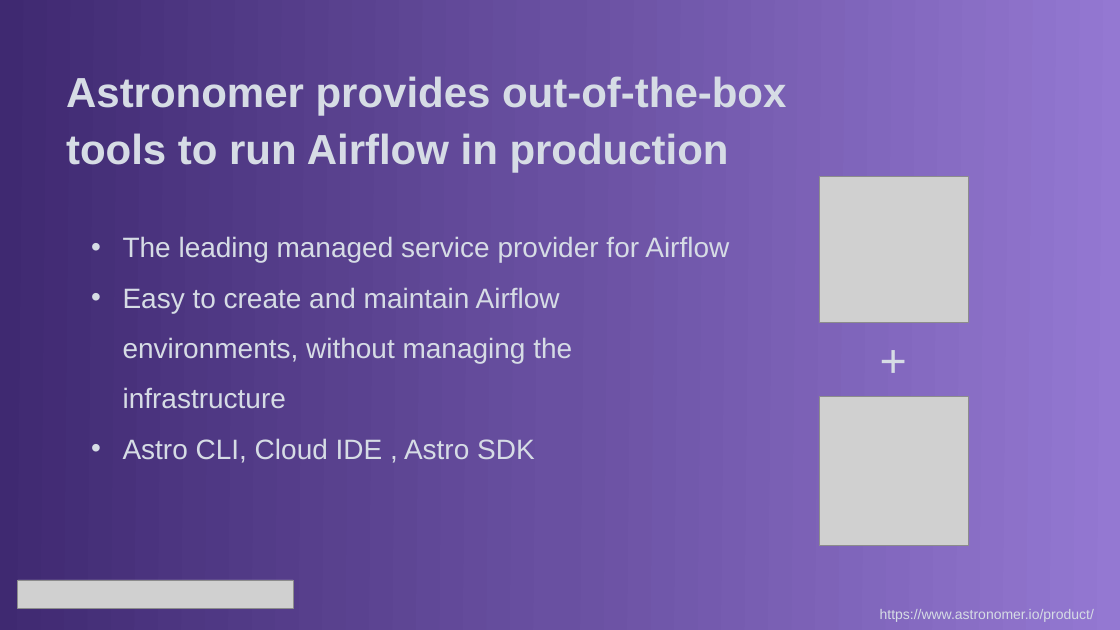
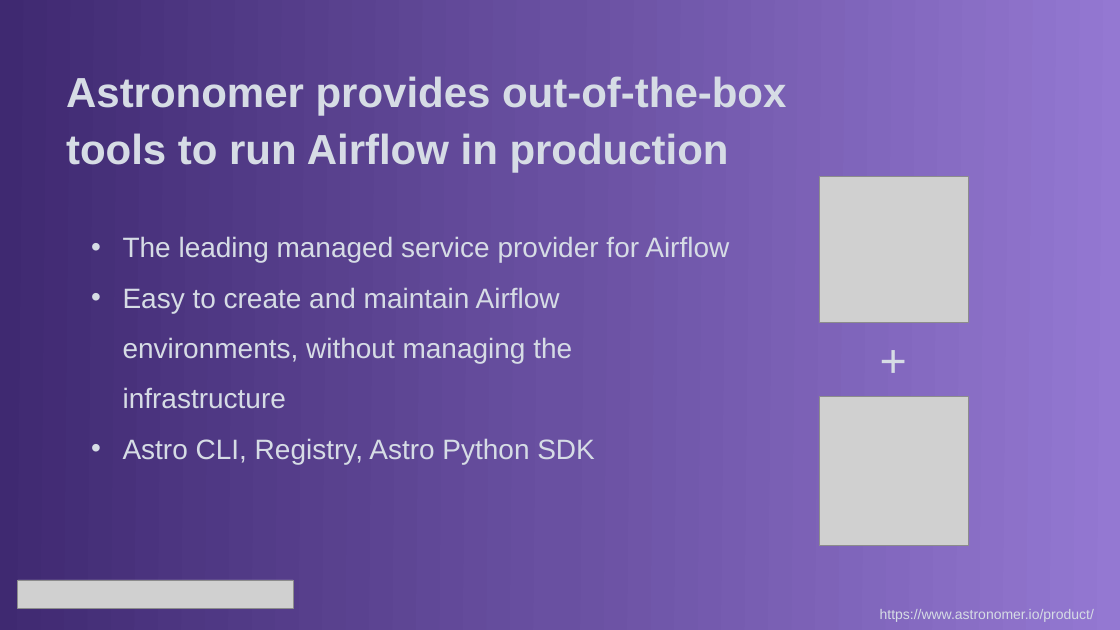
Before and after one commit to jroachgolf84/astronomer-panel-interview, a slide deck: slide 28 of documentation/Astronomer Panel Presentation.pptx. Drawn at 1120x630 pixels with LibreOffice and Linux fonts; fonts in the diff are those of the drawing; grey boxes stand for pictures. Boxes give left, top, right and bottom in pixels: in the first picture for what was removed or moved away, otherwise in the second. Text is boxed around its words. In the diff, an @@ line names an element or a change of style, - is before the commit and + after.

```diff
--- a/documentation/Astronomer Panel Presentation.pptx
+++ b/documentation/Astronomer Panel Presentation.pptx
@@ text at [123, 438, 595, 464]: text changed @@
-• Astro CLI, Cloud IDE , Astro SDK
+• Astro CLI, Registry, Astro Python SDK
```
Also in this commit, not shown: 4 other slides changed, 1 other file.
